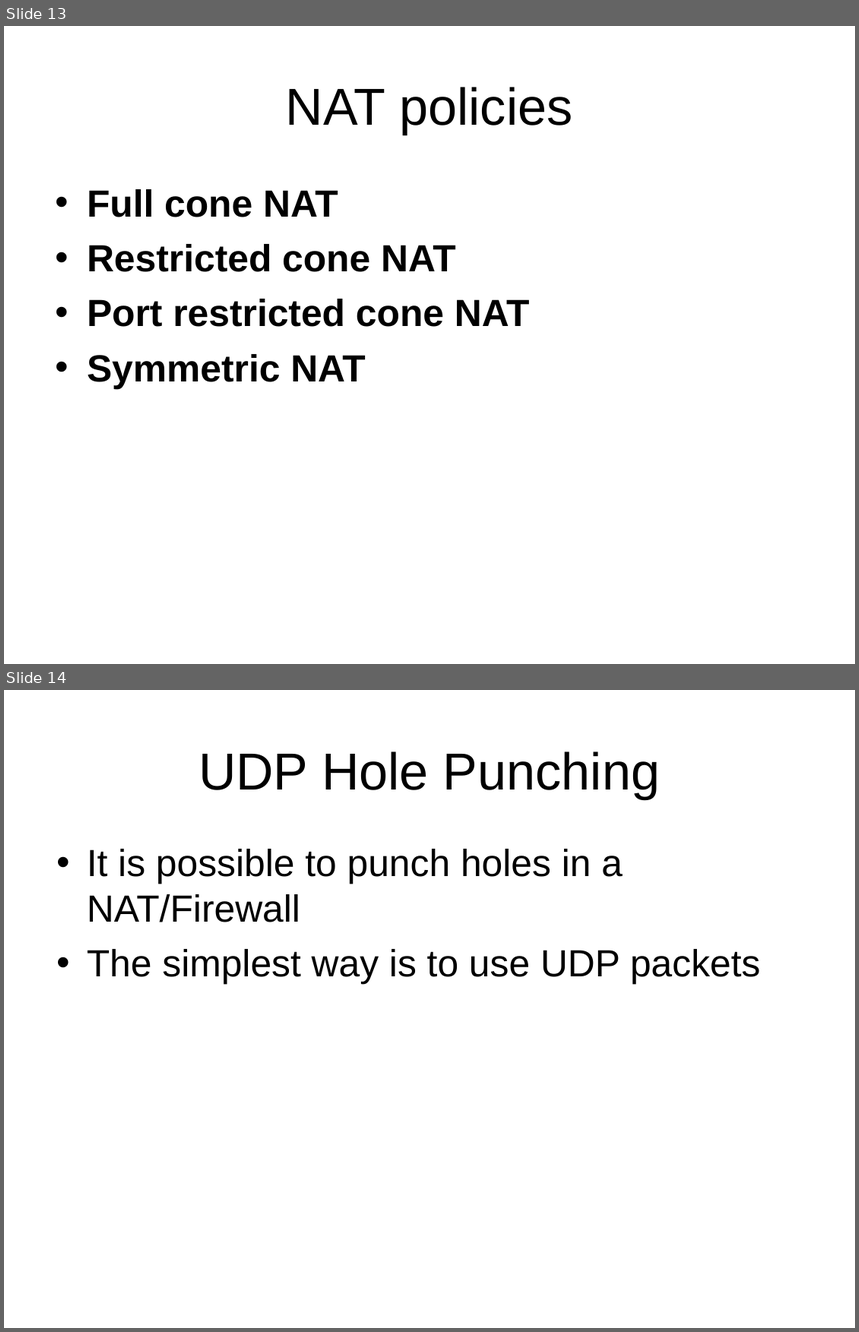
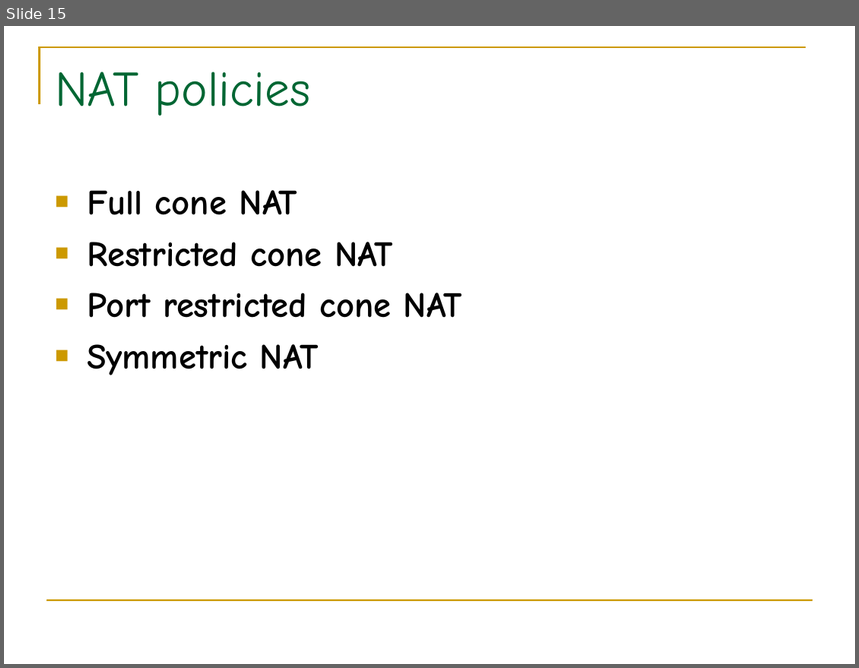
Before and after one commit to BackupTheBerlios/p2p-mentor, a slide deck: slide/nat-p2p.ppt. Shown one above the other, each under a label of ours: slides 13 and 14 before the commit, slide 15 after it. The pictures are 859x1332 and 859x668 pixels, drawn with LibreOffice and Linux fonts; fonts in the diff are those of the drawing. Boxes give left, top, right and bottom in pixels: in the first picture for what was removed or moved away, otherwise in the second. Text is boxed around its words. In the diff, an @@ line names an element or a change of style, - is before the commit and + after.

```diff
--- a/slide/nat-p2p.ppt
+++ b/slide/nat-p2p.ppt
@@ slide 14 removed at <box>4,690,855,1328</box>, background #FFFFFF @@
@@ title removed at <box>199,752,660,799</box> @@
-UDP Hole Punching
@@ text removed at <box>87,849,761,985</box> @@
-• It is possible to punch holes in a NAT/Firewall
-• The simplest way is to use UDP packets
@@ what was slide 13 is now slide 15 @@
@@ slide 15 changed as well @@
@@ freeform shape added at <box>40,47,806,104</box>, outline #CC9900 1.5 pt @@
@@ title "NAT policies" at <box>55,72,311,116</box>: size 44 to 42 pt, font Arial to Comic Neue, text colour #000000 to #006633; alignment centre to left; vertical alignment middle to top @@
@@ text "Full cone NAT" at <box>87,190,462,376</box>: size 32 to 30 pt, font Arial to Comic Neue; bullet • to ■; bullet colour #000000 to #CC9900 @@
@@ line added from (47, 601) to (813, 601), #CC9900 1.5 pt @@
```
Also in this commit, not shown: 35 other slides changed, 11 slides added, 4 other slides removed.
